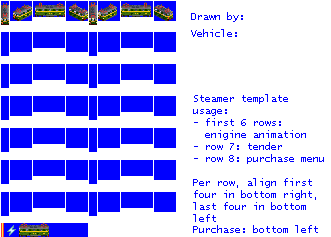
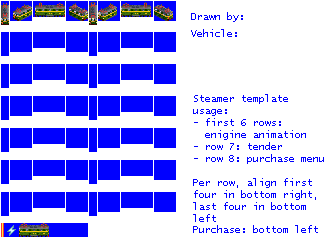
Layer changes from the first w=331, h=237 image to the second:
painted on "empty.png" over [19, 15, 151, 237]
